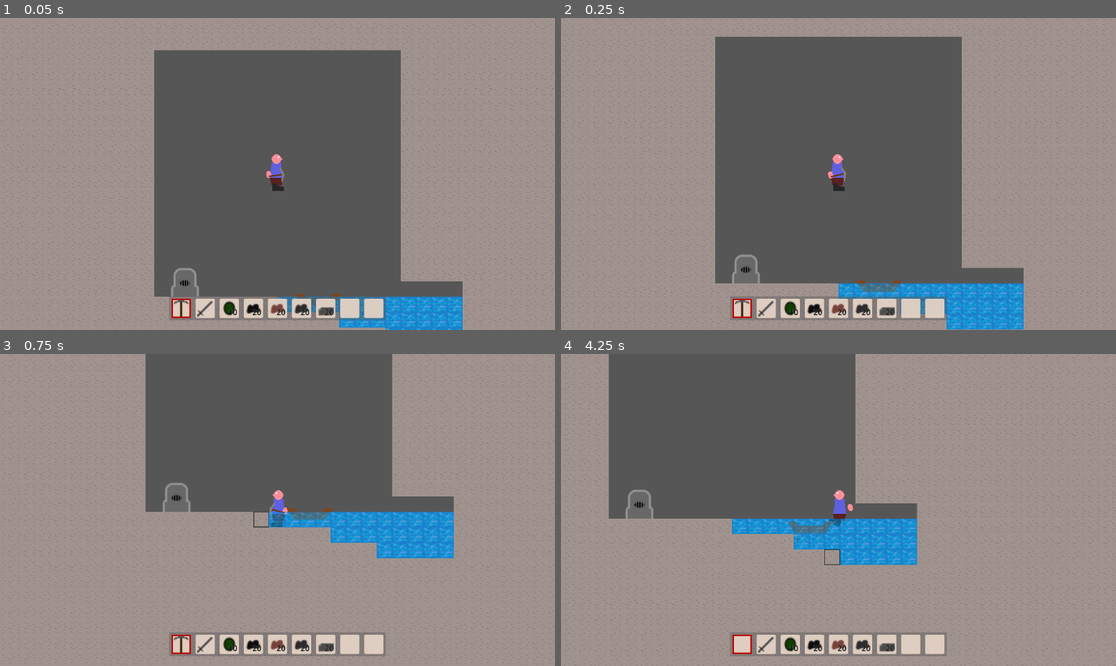
Above: before the commit, frames 1-4 (two rows, left to right).
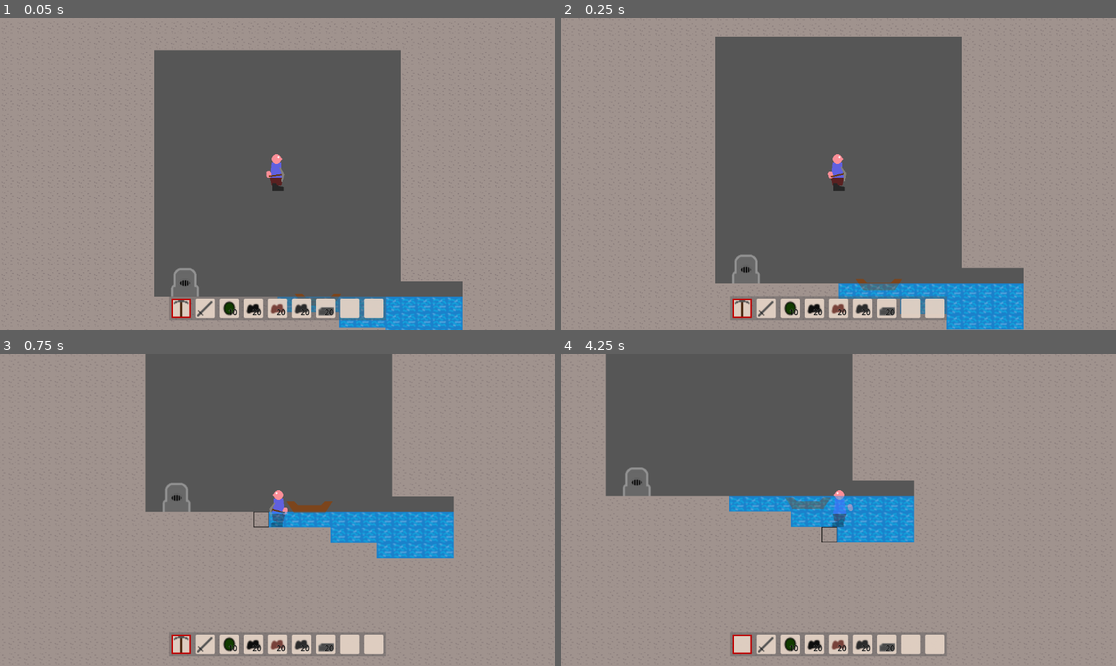
Above: after the commit, the same moments.

Repository: Griiimon/2D-Mining-Sandbox
Game: Godot game, scene res://game/tests/boat/boat_test.tscn
The game is run twice, just before and just after one commit, with the same random seed, the same clock (stepped at 60 frames per second) and the same inputs. This scene is started directly instead of the project's main scene. The engine's default icon, where the game draws it, is replaced by a stand-in: a white triangle on a blue panel in a dark square.
Inputs (mouse positions are in pixels of both pictures, inside the frame that each line leads up to):
- Up to frame 1 (0.05 s): no input
- Up to frame 2 (0.25 s): no input
- Up to frame 3 (0.75 s): tap Enter at 0.5 s; move the mouse to (183, 644) at 0.52 s; hold D (right) from 0.53 s (still down); click (183, 644) at 0.6 s
- Up to frame 4 (4.25 s): tap Up (jump) at 0.77, 1.52, 3.02, 3.77 s; move the mouse to (766, 644) at 1.27 s; tap F (change_block_state) at 1.35 s; click (766, 644) at 1.42 s; move the mouse to (788, 644) at 2.02 s; release D (right) at 2.03 s; hold A (left) 2.03-2.78 s; tap X (drop_item) at 2.1 s; click (788, 644) at 2.17 s; move the mouse to (816, 644) at 2.77 s; hold D (right) from 2.78 s (still down); tap E (next_hotbar_item) at 2.85 s; click (816, 644) at 2.92 s; move the mouse to (838, 644) at 3.52 s; tap Q (previous_hotbar_item) at 3.6 s; click (838, 644) at 3.67 s

Frame 1 is identical in both runs. In frame 2, less than 0.1% of the frame differs, in the area x 53-62%, y 83-88%; in frame 3, 0.3%; in frame 4, 8.5%, in the area x 0-100%, y 0-100%.

Commit message:
Update boat.tscn

Diff:
--- a/game/vehicles/boat/boat.tscn
+++ b/game/vehicles/boat/boat.tscn
@@ -12,10 +12,11 @@
 
 [node name="Boat" instance=ExtResource("1_3oi6k")]
 script = ExtResource("2_1dbr8")
-lift = 10.0
+lift = 150.0
 air_damp = 1.0
 water_damp = 3.0
 speed = 30.0
+gravity = 100.0
 
 [node name="CollisionShape2D" parent="." index="0"]
 shape = SubResource("RectangleShape2D_r4idu")
